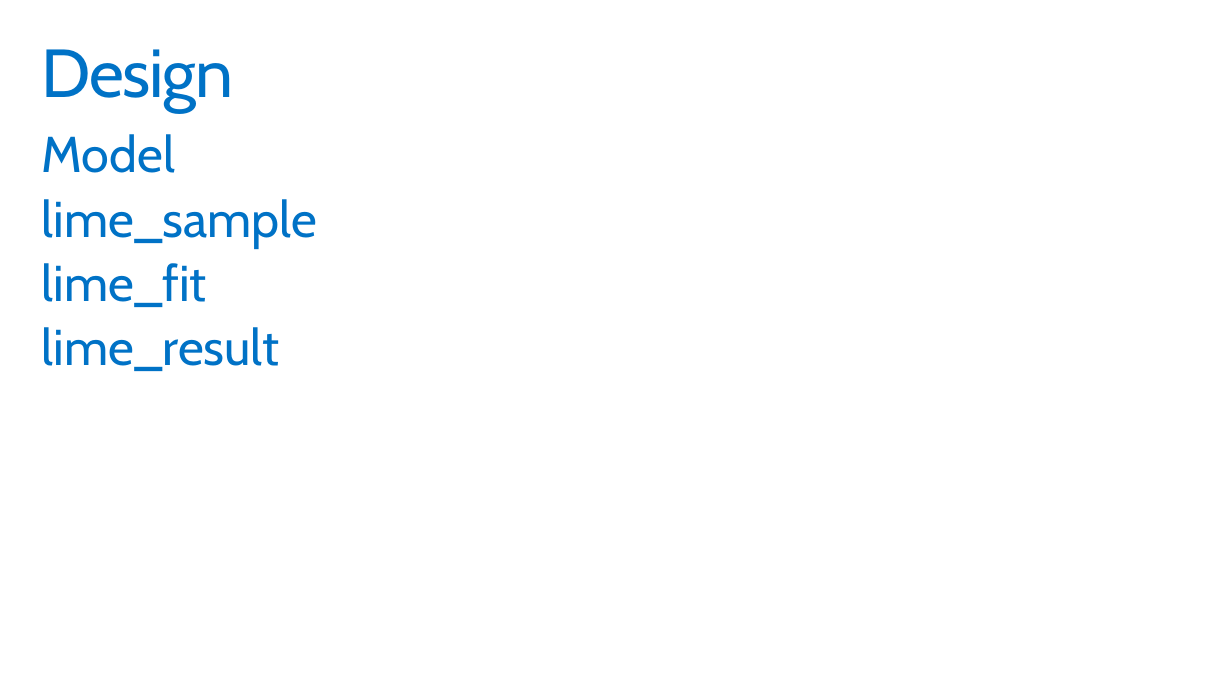
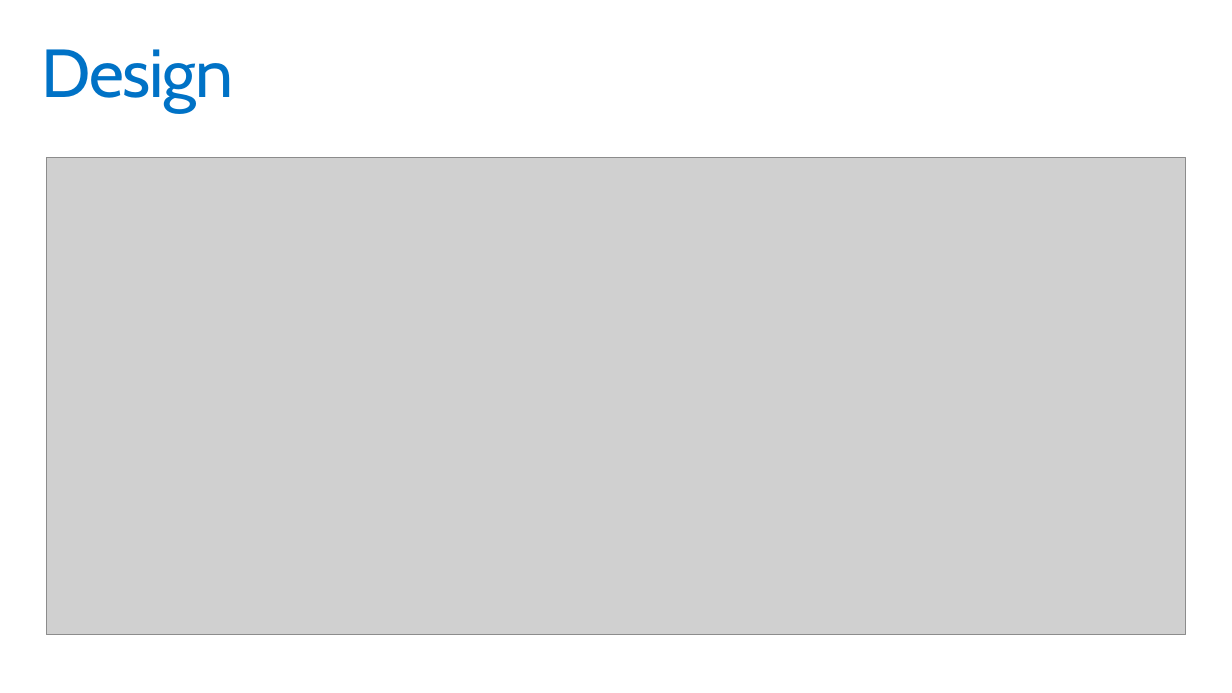
Before and after one commit to PKing70/LIMEaid, a slide deck: slide 5 of docs/LIMEaid_Final.pptx. Drawn at 1232x693 pixels with LibreOffice and Linux fonts; fonts in the diff are those of the drawing; grey boxes stand for pictures; background and template pictures are left out. Boxes give left, top, right and bottom in pixels: in the first picture for what was removed or moved away, otherwise in the second. Text is boxed around its words. In the diff, an @@ line names an element or a change of style, - is before the commit and + after.

Commit message:
Added Design diagram
Still want to adjust font size; feeback please

```diff
--- a/docs/LIMEaid_Final.pptx
+++ b/docs/LIMEaid_Final.pptx
@@ text removed at [42, 134, 317, 371] @@
-Model
-lime_sample
-lime_fit
-lime_result
@@ picture added at [46, 158, 1186, 635] @@
```
Also in this commit, not shown: 1 other file.
